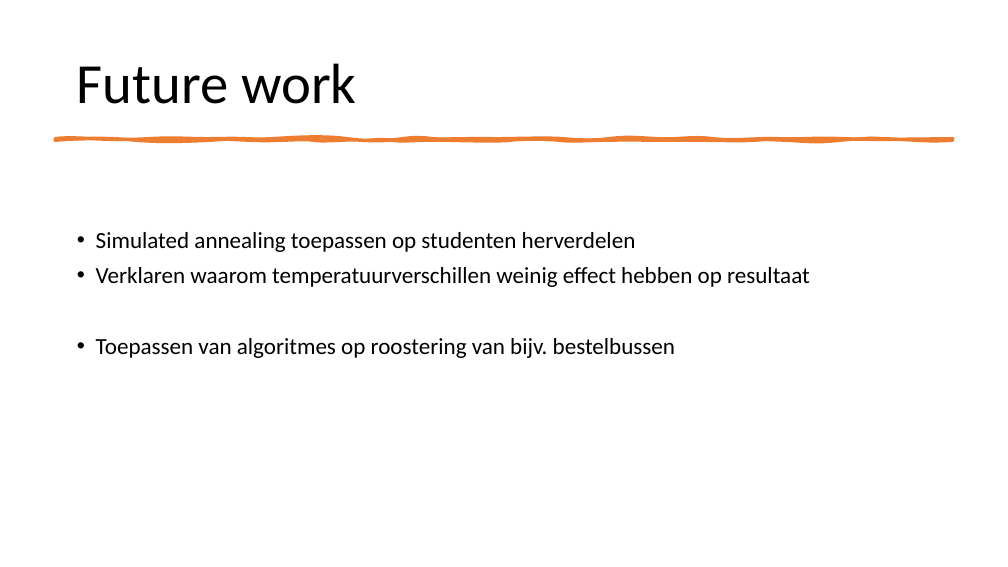
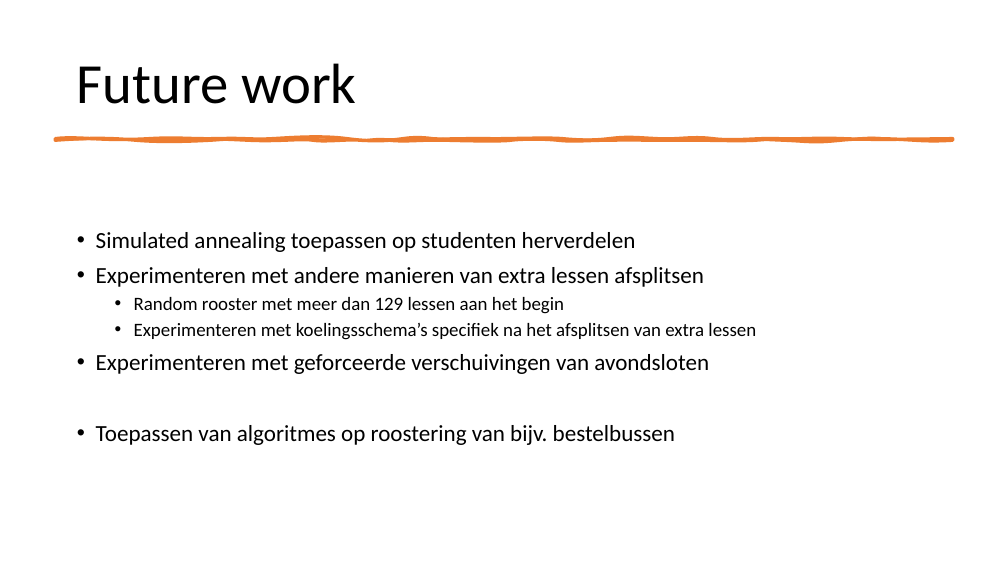
Before and after one commit to NinaAlblasMinorAI/RoosterRulers, a slide deck: slide 19 of doc/Presentatie.pptx. Drawn at 1008x567 pixels with LibreOffice and Linux fonts; fonts in the diff are those of the drawing. Boxes give left, top, right and bottom in pixels: in the first picture for what was removed or moved away, otherwise in the second. Text is boxed around its words. In the diff, an @@ line names an element or a change of style, - is before the commit and + after.

```diff
--- a/doc/Presentatie.pptx
+++ b/doc/Presentatie.pptx
@@ text at bbox=[96, 267, 756, 374]: text changed; size 22 to 18 pt @@
-• Verklaren waarom temperatuurverschillen weinig effect hebben op resultaat
+• Experimenteren met andere manieren van extra lessen afsplitsen
+  • Random rooster met meer dan 129 lessen aan het begin
+  • Experimenteren met koelingsschema’s specifiek na het afsplitsen van extra lessen
+• Experimenteren met geforceerde verschuivingen van avondsloten
```
Also in this commit, not shown: 11 other slides changed, 2 slides added, 1 other file.
